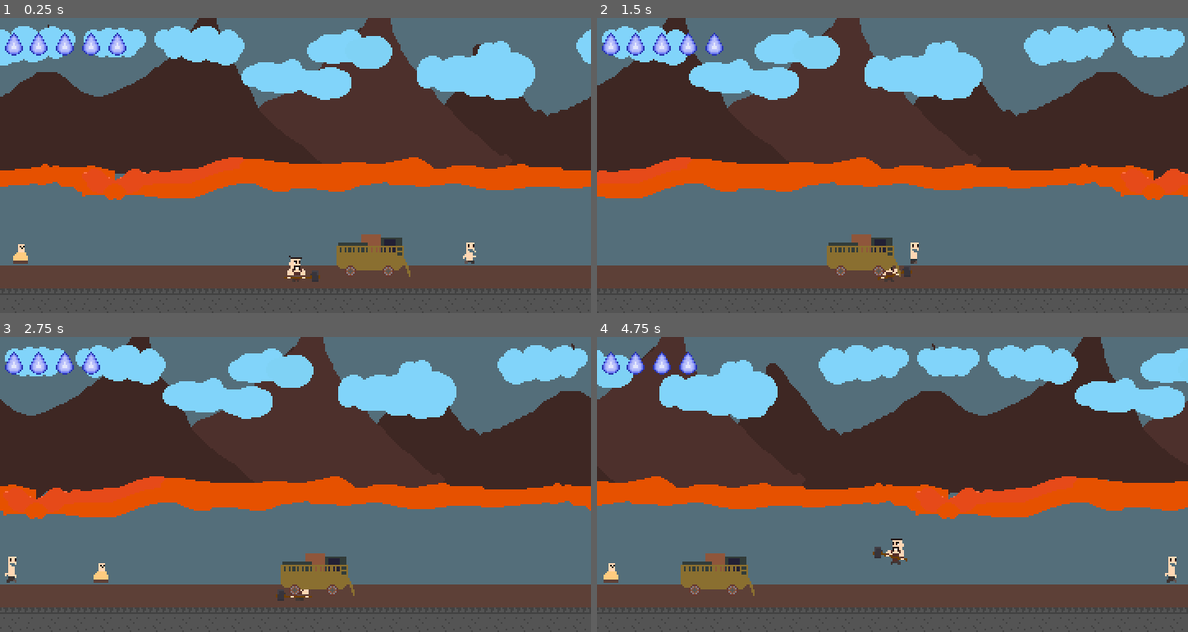
Above: before the commit, frames 1-4 (two rows, left to right).
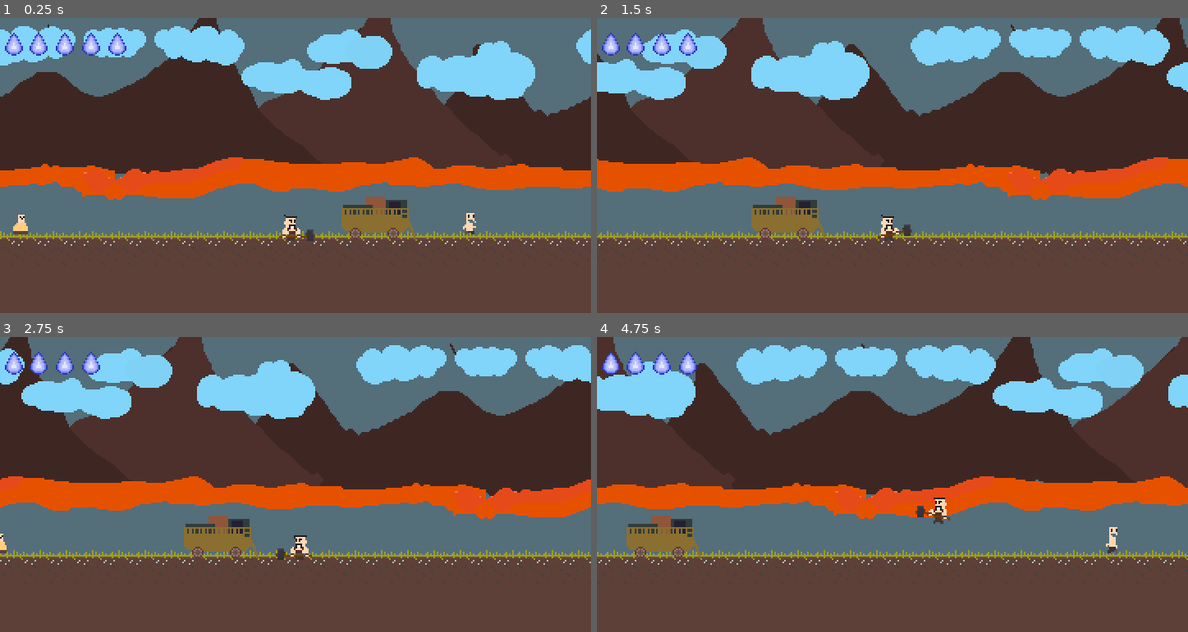
Above: after the commit, the same moments.

Repository: grapdega/deli-demir
Game: Godot game, scene res://sahneler/bolumler/bolum2.tscn
Two runs of this game, one before a commit and one after it. Both use one fixed random seed, a clock stepped at 60 frames per second and the inputs below. This scene is started directly instead of the project's main scene.
Inputs:
- Up to frame 1 (0.25 s): no input
- Up to frame 2 (1.5 s): tap Enter (ui_accept) at 0.5, 0.77 s; hold Right (ui_right) from 0.53 s (still down)
- Up to frame 3 (2.75 s): tap Enter (ui_accept) at 1.52 s; release Right (ui_right) at 2.03 s; hold Left (ui_left) from 2.03 s (still down)
- Up to frame 4 (4.75 s): release Left (ui_left) at 2.78 s; hold Right (ui_right) 2.78-4.28 s; tap Enter (ui_accept) at 3.02, 3.77, 4.52 s; hold Left (ui_left) from 4.28 s (still down)

The runs differ from the first frame. In frame 1, 21% of the frame differs, in the area x 0-100%, y 60-100%; in frame 2, 42%; in frame 3, 41%; in frame 4, 42%, in the area x 0-100%, y 0-100%.

Commit message:
added cimen, fixed scane

Diff:
--- a/sahneler/bolumler/bolum2.tscn
+++ b/sahneler/bolumler/bolum2.tscn
@@ -1,6 +1,5 @@
 [gd_scene load_steps=12 format=3 uid="uid://c2kn8ig5g0cf2"]
 
-[ext_resource type="Texture2D" uid="uid://do100heo8678u" path="res://kaynak/resim/zemin.png" id="1_73piw"]
 [ext_resource type="Script" uid="uid://8g5k6yvg8j6a" path="res://sahneler/bolumler/bolum_2.gd" id="1_jied2"]
 [ext_resource type="PackedScene" uid="uid://ciebyc4dfwf7a" path="res://sahneler/karakter/ateş.tscn" id="2_mf05u"]
 [ext_resource type="Texture2D" uid="uid://rxypsldfutvr" path="res://kaynak/resim/su.png" id="3_cq652"]
@@ -10,6 +9,7 @@
 [ext_resource type="Texture2D" uid="uid://dacvg083psyuu" path="res://kaynak/resim/paralax/paralax-yakin.png" id="7_ejm5q"]
 [ext_resource type="PackedScene" uid="uid://c5e1dwdc82vip" path="res://sahneler/karakter/kagni.tscn" id="7_li4hg"]
 [ext_resource type="Texture2D" uid="uid://hynb5nyqnayd" path="res://kaynak/resim/paralax/paralax-gokyuzu.png" id="8_ckjfr"]
+[ext_resource type="Texture2D" uid="uid://c3kkilyru181g" path="res://kaynak/resim/cimen.png" id="9_cq652"]
 
 [sub_resource type="RectangleShape2D" id="RectangleShape2D_r1yuk"]
 size = Vector2(369, 20)
@@ -30,7 +30,7 @@
 position = Vector2(13, 168)
 
 [node name="CollisionShape2D" type="CollisionShape2D" parent="zemin"]
-position = Vector2(167, 2)
+position = Vector2(168, -23)
 shape = SubResource("RectangleShape2D_r1yuk")
 
 [node name="ParallaxBackground2" type="ParallaxBackground" parent="zemin"]
@@ -82,13 +82,12 @@
 motion_mirroring = Vector2(360, 0)
 
 [node name="TextureRect" type="TextureRect" parent="zemin/ParallaxBackground3/ParallaxLayer"]
-offset_left = 1.0
-offset_top = 25.0
-offset_right = 361.0
-offset_bottom = 41.0
-texture = ExtResource("1_73piw")
+offset_top = -10.0
+offset_right = 360.0
+offset_bottom = 11.0
+texture = ExtResource("9_cq652")
 stretch_mode = 1
 metadata/_edit_use_anchors_ = true
 
 [node name="kağnı" parent="." instance=ExtResource("7_li4hg")]
-position = Vector2(181, 142)
+position = Vector2(184, 119)
Binary file added: kaynak/resim/cimen.png
Not shown, added: kaynak/resim/cimen.png.import
